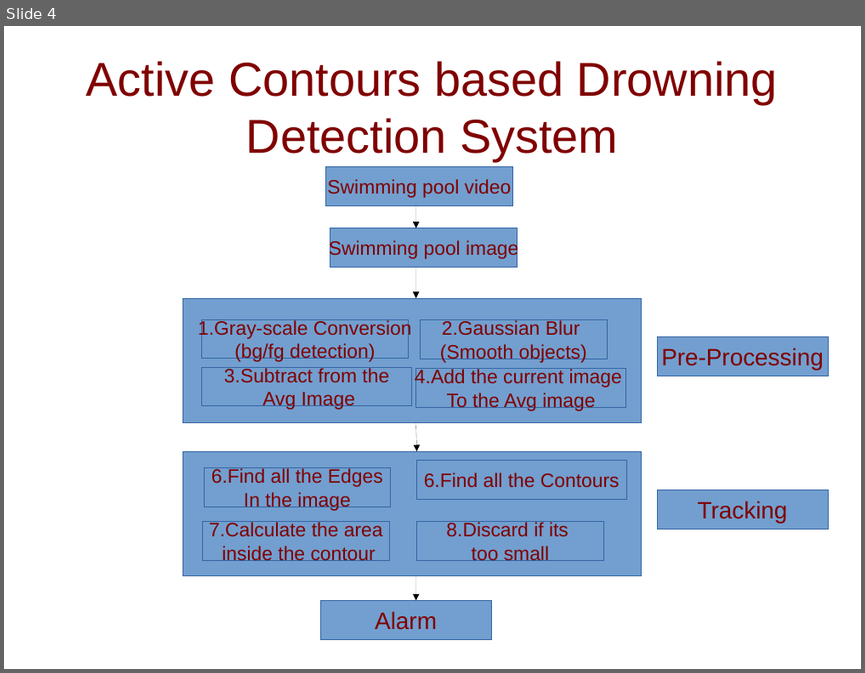
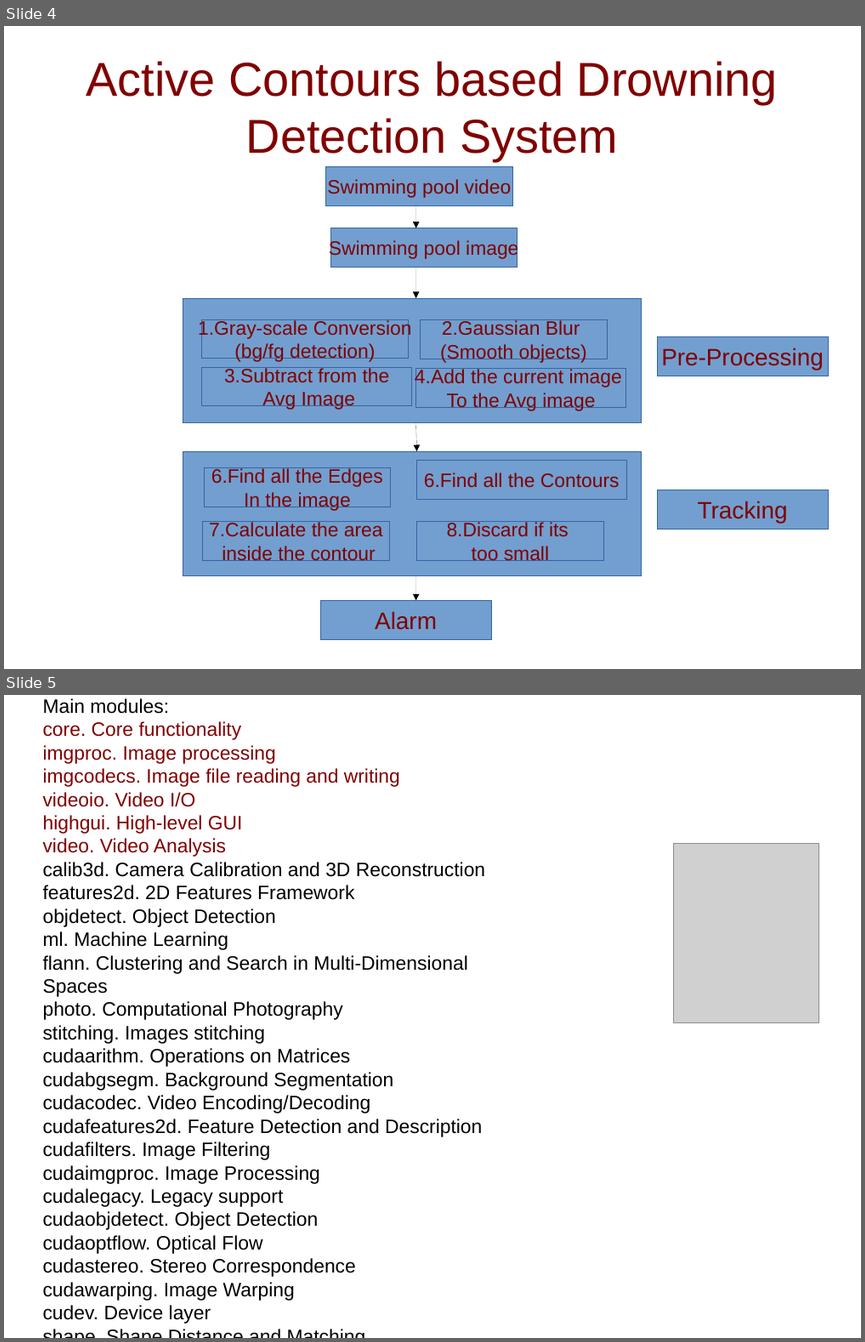
Before and after one commit to tinkumani/wearhacks-leshan, a slide deck: poseidon/docs/Presentation.pptx. Shown one above the other, each under a label of ours: slide 4 before the commit, slides 4 and 5 after it. The pictures are 865x673 and 865x1342 pixels, drawn with LibreOffice and Linux fonts; fonts in the diff are those of the drawing; grey boxes stand for pictures. Boxes give left, top, right and bottom in pixels: in the first picture for what was removed or moved away, otherwise in the second. Text is boxed around its words. In the diff, an @@ line names an element or a change of style, - is before the commit and + after.

```diff
--- a/poseidon/docs/Presentation.pptx
+++ b/poseidon/docs/Presentation.pptx
@@ slide 5 added at (4, 695, 861, 1338), background #FFFFFF @@
@@ text added at (43, 698, 485, 1323), 18 pt, text #000000 @@
+Main modules:
+core. Core functionality
+imgproc. Image processing
+imgcodecs. Image file reading and writing
+videoio. Video I/O
+highgui. High-level GUI
+video. Video Analysis
+calib3d. Camera Calibration and 3D Reconstruction
+features2d. 2D Features Framework
+objdetect. Object Detection
+ml. Machine Learning
+flann. Clustering and Search in Multi-Dimensional Spaces
+photo. Computational Photography
+stitching. Images stitching
+cudaarithm. Operations on Matrices
+cudabgsegm. Background Segmentation
+cudacodec. Video Encoding/Decoding
+cudafeatures2d. Feature Detection and Description
+cudafilters. Image Filtering
+cudaimgproc. Image Processing
+cudalegacy. Legacy support
+cudaobjdetect. Object Detection
+cudaoptflow. Optical Flow
+cudastereo. Stereo Correspondence
+cudawarping. Image Warping
+cudev. Device layer
+shape. Shape Distance and Matching
+superres. Super Resolution
+videostab. Video Stabilization
+viz. 3D Visualizer
@@ picture added at (674, 843, 819, 1022) @@
```
Also in this commit, not shown: 1 slide changed, 6 other files.
